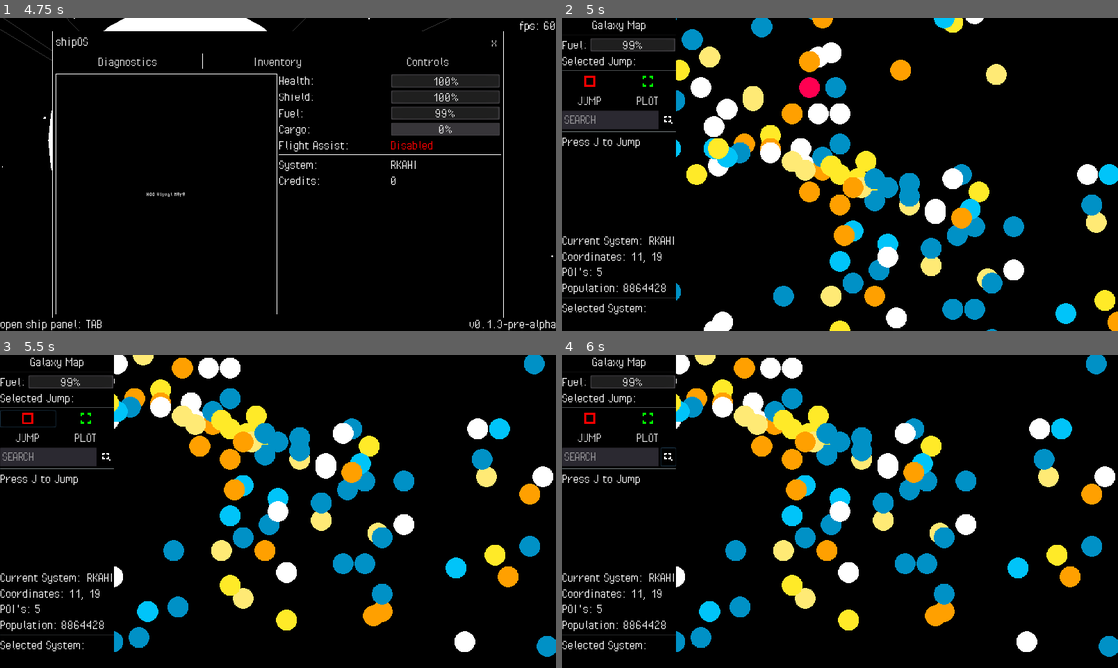
Above: before the commit, frames 1-4 (two rows, left to right).
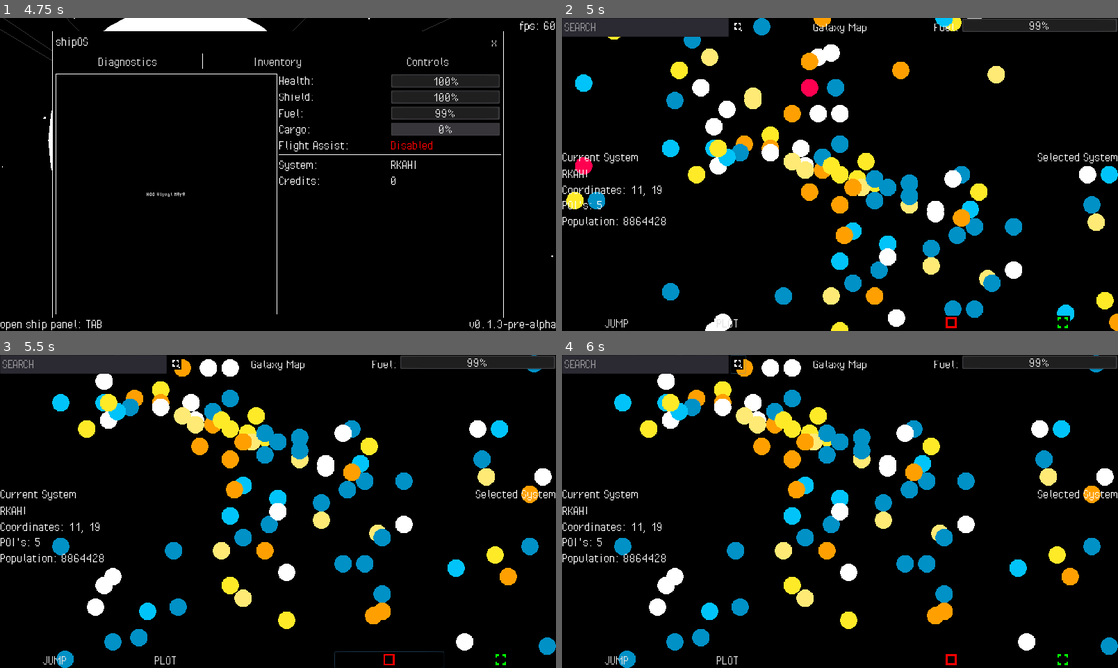
Above: after the commit, the same moments.

Repository: fossqueen/void-voyager-old
Game: Godot game, scene res://main.tscn
Two runs of this game, one before a commit and one after it. Both use one fixed random seed, a clock stepped at 60 frames per second and the inputs below.
Inputs (mouse positions are in pixels of both pictures, inside the frame that each line leads up to; where the layout moved, square brackets give the same spot in the first picture):
- Up to frame 1 (4.75 s): click "new game" at 0.5 s; drag from (278, 174) to (333, 105) at 1.27 s; tap Enter at 2 s; drag from (166, 190) to (278, 174) at 2.02 s; tap Space (flight_assist) at 2.75 s; move the mouse to (333, 105) at 2.77 s; hold D (thrust_right) 2.78-3.5 s; tap J (hyperspace) at 2.85 s; click (333, 105) at 2.92 s; drag from (250, 237) to (111, 127) at 3.52 s; move the mouse to (444, 221) at 4.27 s; hold A (thrust_left) from 4.28 s (still down); tap Tab (ship_panel) at 4.35 s; click (444, 221) at 4.42 s
- Up to frame 2 (5 s): keep holding A (thrust_left); tap N (toggle_galaxy_map) at 4.9 s
- Up to frame 3 (5.5 s): release A (thrust_left) at 5 s; click (389, 658) [27, 417] at 5 s
- Up to frame 4 (6 s): click (739, 364) [667, 458] at 5.75 s

Frame 1 is identical in both runs. In frame 2, 12% of the frame differs, in the area x 0-100%, y 0-100%; in frame 3, 12%; in frame 4, 12%.
Error after the commit: Invalid get index 'text' (on base: 'null instance'). (res://ui/galaxy-map/galaxy-map.gd:124)

Commit message:
Galaxy Map beautification

Diff:
--- a/player/player.gd
+++ b/player/player.gd
@@ -127,7 +127,7 @@
 
 
 func destroy() -> void:
-	print("Ship destroyed")
+	print("Player: Ship destroyed")
 	queue_free()
 
 
--- a/ui/galaxy-map/galaxy-map.gd
+++ b/ui/galaxy-map/galaxy-map.gd
@@ -6,6 +6,8 @@
 onready var camera = $VPC/Viewport/Camera2D
 onready var selected_plot = $VPC/Viewport/SelectedPlot
 onready var plot_route = $VPC/Viewport/PlotRoute
+onready var message_box = $MessageBox
+onready var message_box_label = $MessageBox/VBox/Label
 onready var player_system = Global.save.galaxy.galaxy[Global.save.player.current_system]
 onready var player_system_position: Vector2  = Vector2(player_system["Coordinates"]["X"], player_system["Coordinates"]["Y"])
 
@@ -13,6 +15,8 @@
 
 func _ready():
 	data = Global.save
+	plot_route.galaxy_map = self
+
 	for i in data.galaxy.galaxy:
 		var new_system_plot = system_plot.instance()
 		new_system_plot.position.x = i["Coordinates"]["X"] * 10
@@ -41,17 +45,18 @@
 		$VPC/Viewport/Camera2D.current = true
 
 func _physics_process(_delta):
-	$InfoBox/List/SelectedSystem/SystemName.text = selected_system["Name"] if selected_system else ""
-	$InfoBox/List/SelectedDistance/Distance.text = str(int(player_system_position.distance_to(Vector2(selected_system["Coordinates"]["X"], selected_system["Coordinates"]["Y"])) * 2)) + " ly" if selected_system else ""
+	$Info/SelectedSystem/SystemName.text = selected_system["Name"] if selected_system else ""
+	$Bottom/MapButtons/Distance.text = str(int(player_system_position.distance_to(Vector2(selected_system["Coordinates"]["X"], selected_system["Coordinates"]["Y"])) * 2)) + " ly" if selected_system else ""
 
-	$InfoBox/List/SelectedDistance/Distance.add_color_override("font_color", Color.green if selected_system and player_system_position.distance_to(Vector2(selected_system["Coordinates"]["X"], selected_system["Coordinates"]["Y"])) * 2 <= Global.player.jump_range else Color.red)
+	$Bottom/MapButtons/Distance.add_color_override("font_color", Color.green if selected_system and player_system_position.distance_to(Vector2(selected_system["Coordinates"]["X"], selected_system["Coordinates"]["Y"])) * 2 <= Global.player.jump_range else Color.red)
 
-	$InfoBox/List/CurrentSystem/SystemName.text = Global.current_system["Name"]
-	$InfoBox/List/CurrentDetails/Details.text = "Coordinates: " + str(player_system["Coordinates"]["X"]) + ", " + str(player_system["Coordinates"]["Y"]) + "\nPOI's: " + str(player_system["Objects"].size()) + "\nPopulation: " + str(player_system["Population"])
-	$InfoBox/List/SelectedDetails/Details.text = "Coordinates: " + str(selected_system["Coordinates"]["X"]) + ", " + str(selected_system["Coordinates"]["Y"]) + "\nPOI's: " + str(selected_system["Objects"].size()) + "\nPopulation: " + str(selected_system["Population"]) if selected_system else ""
+	$Info/CurrentSystem/SystemName.text = Global.current_system["Name"]
+	$Info/CurrentSystem/Details.text = "Coordinates: " + str(player_system["Coordinates"]["X"]) + ", " + str(player_system["Coordinates"]["Y"]) + "\nPOI's: " + str(player_system["Objects"].size()) + "\nPopulation: " + str(player_system["Population"])
+
+	$Info/SelectedSystem/Details.text = "Coordinates: " + str(selected_system["Coordinates"]["X"]) + ", " + str(selected_system["Coordinates"]["Y"]) + "\nPOI's: " + str(selected_system["Objects"].size()) + "\nPopulation: " + str(selected_system["Population"]) if selected_system else ""
 	player_system_position = Vector2(player_system["Coordinates"]["X"], player_system["Coordinates"]["Y"])
 	player_system = Global.save.galaxy.galaxy[Global.save.player.current_system]
-	$InfoBox/List/Fuel/ProgressBar.value = Global.player.ship.fuel
+	$Top/TitleBar/Fuel/ProgressBar.value = Global.player.ship.fuel
 
 func scale_plots(value: float) -> void:
 	var plots = get_tree().get_nodes_in_group("system_plot")
@@ -99,12 +104,12 @@
 					Global.main.hyperspace(data.galaxy.galaxy.find(selected_system, 0))
 			else:
 				print("Exceeded Jump Range")
-				$MessageBox/VBox/Label.text = "Jump Range is insufficient."
-				$MessageBox.show()
+				message_box_label.text = "Jump Range is insufficient."
+				message_box.show()
 		else:
 			print("No selected system")
-			$MessageBox/VBox/Label.text = "No star system selected."
-			$MessageBox.show()
+			message_box_label.text = "No star system selected."
+			message_box.show()
 
 
 func _on_LineEdit_text_entered(new_text):
--- a/ui/galaxy-map/galaxy-map.tscn
+++ b/ui/galaxy-map/galaxy-map.tscn
@@ -18,11 +18,6 @@
 [sub_resource type="Theme" id=3]
 default_font = SubResource( 2 )
 
-[sub_resource type="StyleBoxFlat" id=1]
-bg_color = Color( 0, 0, 0, 1 )
-border_width_right = 1
-border_color = Color( 1, 1, 1, 1 )
-
 [node name="GalaxyMap" type="CanvasLayer" groups=["galaxy_map"]]
 script = ExtResource( 4 )
 
@@ -46,6 +41,9 @@
 render_target_update_mode = 3
 physics_object_picking = true
 
+[node name="PlotRoute" type="Node2D" parent="VPC/Viewport"]
+script = ExtResource( 10 )
+
 [node name="MapMarker" parent="VPC/Viewport" instance=ExtResource( 2 )]
 
 [node name="SelectedPlot" parent="VPC/Viewport" instance=ExtResource( 5 )]
@@ -62,79 +60,114 @@
 
 [node name="Tween" type="Tween" parent="VPC/Viewport/Camera2D"]
 
-[node name="PlotRoute" type="Node2D" parent="VPC/Viewport"]
-script = ExtResource( 10 )
-
-[node name="InfoBox" type="MarginContainer" parent="."]
-anchor_bottom = 1.0
-margin_right = 196.0
-theme = SubResource( 3 )
-
-[node name="Panel" type="Panel" parent="InfoBox"]
-margin_right = 214.0
-margin_bottom = 720.0
-custom_styles/panel = SubResource( 1 )
-
-[node name="List" type="VBoxContainer" parent="InfoBox"]
-margin_right = 214.0
-margin_bottom = 720.0
-
-[node name="Title" type="Label" parent="InfoBox/List"]
-margin_right = 214.0
-margin_bottom = 32.0
+[node name="MessageBox" parent="." instance=ExtResource( 9 )]
+visible = false
+anchor_left = 0.5
+anchor_top = 0.5
+anchor_right = 0.5
+anchor_bottom = 0.5
+margin_left = -290.0
+margin_top = -160.0
+margin_right = 290.0
+margin_bottom = 160.0
+
+[node name="Top" type="VBoxContainer" parent="."]
+anchor_right = 1.0
+margin_bottom = 24.0
+theme = SubResource( 3 )
+
+[node name="TitleBar" type="HBoxContainer" parent="Top"]
+margin_right = 1280.0
+margin_bottom = 42.0
+
+[node name="Search" type="HBoxContainer" parent="Top/TitleBar"]
+margin_right = 424.0
+margin_bottom = 42.0
+size_flags_horizontal = 3
+
+[node name="LineEdit" type="LineEdit" parent="Top/TitleBar/Search"]
+margin_right = 384.0
+margin_bottom = 42.0
+size_flags_horizontal = 3
+placeholder_text = "SEARCH"
+
+[node name="Search" type="Button" parent="Top/TitleBar/Search"]
+margin_left = 388.0
+margin_right = 424.0
+margin_bottom = 42.0
+text = "   "
+icon = ExtResource( 8 )
+flat = true
+icon_align = 1
+expand_icon = true
+
+[node name="Title" type="Label" parent="Top/TitleBar"]
+margin_left = 428.0
+margin_top = 5.0
+margin_right = 852.0
+margin_bottom = 37.0
 size_flags_horizontal = 3
 text = "Galaxy Map"
 align = 1
 valign = 1
 
-[node name="HSeparator" type="HSeparator" parent="InfoBox/List"]
-margin_top = 36.0
-margin_right = 214.0
-margin_bottom = 40.0
-
-[node name="Fuel" type="HBoxContainer" parent="InfoBox/List"]
-margin_top = 44.0
-margin_right = 214.0
-margin_bottom = 76.0
-
-[node name="Details" type="Label" parent="InfoBox/List/Fuel"]
+[node name="Fuel" type="HBoxContainer" parent="Top/TitleBar"]
+margin_left = 856.0
+margin_right = 1280.0
+margin_bottom = 42.0
+size_flags_horizontal = 3
+
+[node name="Details" type="Label" parent="Top/TitleBar/Fuel"]
+margin_top = 5.0
 margin_right = 62.0
+margin_bottom = 37.0
+text = "Fuel:"
+
+[node name="ProgressBar" type="ProgressBar" parent="Top/TitleBar/Fuel"]
+margin_left = 66.0
+margin_right = 424.0
 margin_bottom = 32.0
-text = "Fuel:"
-
-[node name="ProgressBar" type="ProgressBar" parent="InfoBox/List/Fuel"]
-margin_left = 66.0
-margin_right = 214.0
-margin_bottom = 32.0
-size_flags_horizontal = 3
-
-[node name="SelectedDistance" type="HBoxContainer" parent="InfoBox/List"]
-margin_top = 80.0
-margin_right = 214.0
-margin_bottom = 112.0
-
-[node name="Label" type="Label" parent="InfoBox/List/SelectedDistance"]
-margin_right = 184.0
-margin_bottom = 32.0
-text = "Selected Jump:"
-
-[node name="Distance" type="Label" parent="InfoBox/List/SelectedDistance"]
-margin_left = 188.0
-margin_right = 188.0
-margin_bottom = 32.0
-
-[node name="HSeparator4" type="HSeparator" parent="InfoBox/List"]
-margin_top = 116.0
-margin_right = 214.0
-margin_bottom = 120.0
-
-[node name="CameraButtons" type="HBoxContainer" parent="InfoBox/List"]
-margin_top = 124.0
-margin_right = 214.0
-margin_bottom = 162.0
-
-[node name="CurrentSystem" type="Button" parent="InfoBox/List/CameraButtons"]
-margin_right = 105.0
+size_flags_horizontal = 3
+value = 100.0
+
+[node name="Bottom" type="VBoxContainer" parent="."]
+anchor_top = 1.0
+anchor_right = 1.0
+anchor_bottom = 1.0
+margin_top = -38.0
+theme = SubResource( 3 )
+alignment = 2
+
+[node name="MapButtons" type="HBoxContainer" parent="Bottom"]
+margin_right = 1280.0
+margin_bottom = 38.0
+
+[node name="Jump" type="Button" parent="Bottom/MapButtons"]
+margin_right = 252.0
+margin_bottom = 38.0
+size_flags_horizontal = 3
+text = "JUMP"
+flat = true
+
+[node name="Plot" type="Button" parent="Bottom/MapButtons"]
+margin_left = 256.0
+margin_right = 509.0
+margin_bottom = 38.0
+size_flags_horizontal = 3
+text = "PLOT"
+flat = true
+
+[node name="Distance" type="Label" parent="Bottom/MapButtons"]
+margin_left = 513.0
+margin_top = 3.0
+margin_right = 766.0
+margin_bottom = 35.0
+size_flags_horizontal = 3
+align = 1
+
+[node name="CurrentSystem" type="Button" parent="Bottom/MapButtons"]
+margin_left = 770.0
+margin_right = 1023.0
 margin_bottom = 38.0
 size_flags_horizontal = 3
 icon = ExtResource( 7 )
@@ -142,9 +175,9 @@
 icon_align = 1
 expand_icon = true
 
-[node name="SelectedSystem" type="Button" parent="InfoBox/List/CameraButtons"]
-margin_left = 109.0
-margin_right = 214.0
+[node name="SelectedSystem" type="Button" parent="Bottom/MapButtons"]
+margin_left = 1027.0
+margin_right = 1280.0
 margin_bottom = 38.0
 size_flags_horizontal = 3
 icon = ExtResource( 6 )
@@ -152,125 +185,66 @@
 icon_align = 1
 expand_icon = true
 
-[node name="MapButtons" type="HBoxContainer" parent="InfoBox/List"]
-margin_top = 166.0
-margin_right = 214.0
-margin_bottom = 204.0
-
-[node name="Jump" type="Button" parent="InfoBox/List/MapButtons"]
-margin_right = 105.0
-margin_bottom = 38.0
-size_flags_horizontal = 3
-text = "JUMP"
-flat = true
-
-[node name="Plot" type="Button" parent="InfoBox/List/MapButtons"]
-margin_left = 109.0
-margin_right = 214.0
-margin_bottom = 38.0
-size_flags_horizontal = 3
-text = "PLOT"
-flat = true
-
-[node name="Search" type="HBoxContainer" parent="InfoBox/List"]
-margin_top = 208.0
-margin_right = 214.0
-margin_bottom = 250.0
-
-[node name="LineEdit" type="LineEdit" parent="InfoBox/List/Search"]
-margin_right = 174.0
-margin_bottom = 42.0
-size_flags_horizontal = 3
-placeholder_text = "SEARCH"
-
-[node name="Search" type="Button" parent="InfoBox/List/Search"]
-margin_left = 178.0
-margin_right = 214.0
-margin_bottom = 42.0
-text = "   "
-icon = ExtResource( 8 )
-flat = true
-icon_align = 1
-expand_icon = true
-
-[node name="HSeparator3" type="HSeparator" parent="InfoBox/List"]
-margin_top = 254.0
-margin_right = 214.0
-margin_bottom = 258.0
-
-[node name="Label2" type="Label" parent="InfoBox/List"]
-margin_top = 262.0
-margin_right = 214.0
-margin_bottom = 294.0
-text = "Press J to Jump"
-
-[node name="Label" type="Label" parent="InfoBox/List"]
-margin_top = 417.0
-margin_right = 214.0
-margin_bottom = 449.0
-size_flags_vertical = 6
-
-[node name="CurrentSystem" type="HBoxContainer" parent="InfoBox/List"]
-margin_top = 572.0
-margin_right = 214.0
-margin_bottom = 604.0
-
-[node name="Label" type="Label" parent="InfoBox/List/CurrentSystem"]
-margin_right = 208.0
+[node name="Info" type="MarginContainer" parent="."]
+anchor_top = 0.5
+anchor_right = 1.0
+anchor_bottom = 0.5
+margin_top = -56.0
+margin_bottom = 56.0
+mouse_filter = 2
+
+[node name="CurrentSystem" type="VBoxContainer" parent="Info"]
+margin_right = 1280.0
+margin_bottom = 112.0
+mouse_filter = 2
+theme = SubResource( 3 )
+
+[node name="Title" type="Label" parent="Info/CurrentSystem"]
+margin_right = 1280.0
 margin_bottom = 32.0
-text = "Current System: "
-
-[node name="SystemName" type="Label" parent="InfoBox/List/CurrentSystem"]
-margin_left = 212.0
-margin_right = 212.0
+text = "Current System"
+
+[node name="SystemName" type="Label" parent="Info/CurrentSystem"]
+margin_top = 36.0
+margin_right = 1280.0
+margin_bottom = 68.0
+text = "Name"
+
+[node name="Details" type="Label" parent="Info/CurrentSystem"]
+margin_top = 72.0
+margin_right = 1280.0
+margin_bottom = 104.0
+text = "Description"
+
+[node name="SelectedSystem" type="VBoxContainer" parent="Info"]
+margin_right = 1280.0
+margin_bottom = 112.0
+mouse_filter = 2
+theme = SubResource( 3 )
+
+[node name="Title" type="Label" parent="Info/SelectedSystem"]
+margin_right = 1280.0
 margin_bottom = 32.0
-
-[node name="CurrentDetails" type="HBoxContainer" parent="InfoBox/List"]
-margin_top = 608.0
-margin_right = 214.0
-margin_bottom = 640.0
-
-[node name="Details" type="Label" parent="InfoBox/List/CurrentDetails"]
-margin_right = 56.0
-margin_bottom = 32.0
-text = "Desc"
-
-[node name="HSeparator2" type="HSeparator" parent="InfoBox/List"]
-margin_top = 644.0
-margin_right = 214.0
-margin_bottom = 648.0
-
-[node name="SelectedSystem" type="HBoxContainer" parent="InfoBox/List"]
-margin_top = 652.0
-margin_right = 214.0
-margin_bottom = 684.0
-
-[node name="Label" type="Label" parent="InfoBox/List/SelectedSystem"]
-margin_right = 210.0
-margin_bottom = 32.0
-text = "Selected System:"
-
-[node name="SystemName" type="Label" parent="InfoBox/List/SelectedSystem"]
-margin_left = 214.0
-margin_right = 214.0
-margin_bottom = 32.0
-
-[node name="SelectedDetails" type="HBoxContainer" parent="InfoBox/List"]
-margin_top = 688.0
-margin_right = 214.0
-margin_bottom = 720.0
-
-[node name="Details" type="Label" parent="InfoBox/List/SelectedDetails"]
-margin_right = 56.0
-margin_bottom = 32.0
-text = "Desc"
-
-[node name="MessageBox" parent="." instance=ExtResource( 9 )]
-visible = false
-
-[connection signal="pressed" from="InfoBox/List/CameraButtons/CurrentSystem" to="." method="_on_CurrentSystem_pressed"]
-[connection signal="pressed" from="InfoBox/List/CameraButtons/SelectedSystem" to="." method="_on_SelectedSystem_pressed"]
-[connection signal="pressed" from="InfoBox/List/MapButtons/Jump" to="." method="_on_Jump_pressed"]
-[connection signal="pressed" from="InfoBox/List/MapButtons/Plot" to="." method="_on_Plot_pressed"]
-[connection signal="text_entered" from="InfoBox/List/Search/LineEdit" to="." method="_on_LineEdit_text_entered"]
-[connection signal="pressed" from="InfoBox/List/Search/Search" to="." method="_on_Search_pressed"]
+text = "Selected System"
+align = 2
+
+[node name="SystemName" type="Label" parent="Info/SelectedSystem"]
+margin_top = 36.0
+margin_right = 1280.0
+margin_bottom = 68.0
+text = "Name"
+align = 2
+
+[node name="Details" type="Label" parent="Info/SelectedSystem"]
+margin_top = 72.0
+margin_right = 1280.0
+margin_bottom = 104.0
+text = "Description"
+align = 2
+
+[connection signal="text_entered" from="Top/TitleBar/Search/LineEdit" to="." method="_on_LineEdit_text_entered"]
+[connection signal="pressed" from="Top/TitleBar/Search/Search" to="." method="_on_Search_pressed"]
+[connection signal="pressed" from="Bottom/MapButtons/Jump" to="." method="_on_Jump_pressed"]
+[connection signal="pressed" from="Bottom/MapButtons/Plot" to="." method="_on_Plot_pressed"]
+[connection signal="pressed" from="Bottom/MapButtons/CurrentSystem" to="." method="_on_CurrentSystem_pressed"]
+[connection signal="pressed" from="Bottom/MapButtons/SelectedSystem" to="." method="_on_SelectedSystem_pressed"]
--- a/ui/galaxy-map/plot-route.gd
+++ b/ui/galaxy-map/plot-route.gd
@@ -3,13 +3,16 @@
 
 
 var _astar := AStar2D.new()
+
 onready var galaxy: Array = Global.save.galaxy.galaxy
+onready var current_system = Vector2(Global.save.galaxy.galaxy[Global.save.player.current_system]["Coordinates"]["X"], Global.save.galaxy.galaxy[Global.save.player.current_system]["Coordinates"]["Y"])
+onready var route = load("res://ui/galaxy-map/route.tscn")
 
 var jump_range: int = 30
-onready var current_system = Vector2(Global.save.galaxy.galaxy[Global.save.player.current_system]["Coordinates"]["X"], Global.save.galaxy.galaxy[Global.save.player.current_system]["Coordinates"]["Y"])
+
+var galaxy_map
 var cell_mappings: Dictionary = {}
-var directions = [Vector2(0, 1), Vector2(0, -1), Vector2(1, 0), Vector2(-1, 0), Vector2(1, 1), Vector2(-1, -1), Vector2(1, -1), Vector2(-1, 1)]
-onready var route = load("res://ui/galaxy-map/route.tscn")
+
 
 func _init() -> void:
 	pass
@@ -63,6 +66,8 @@
 		add_child(new_route)
 		if new_route.points == PoolVector2Array():
 			print("Galaxy Map: Route could not be plotted. Insufficient jump range.")
+			galaxy_map.message_box_label.text = "Route could not be plotted. Insufficient jump range."
+			galaxy_map.message_box.show()
 
 		return _astar.get_point_path(cell_mappings[start], cell_mappings[end])
 
--- a/ui/galaxy-map/system-plot.gd
+++ b/ui/galaxy-map/system-plot.gd
@@ -8,7 +8,7 @@
 var galaxy_map
 
 const CENTER = Vector2(0, 0)
-const RADIUS = 12
+const RADIUS = 10
 
 func _draw():
 	draw_circle(CENTER, RADIUS, color)
Not shown: 1 places in ui/galaxy-map/galaxy-map.tscn that only renumber resources
